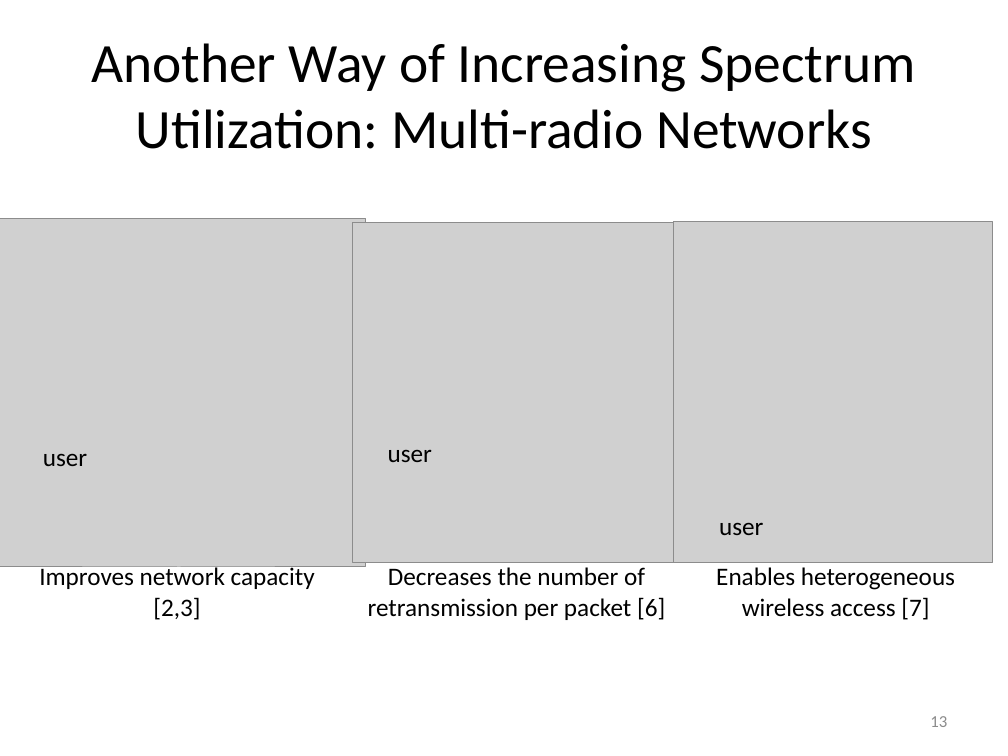
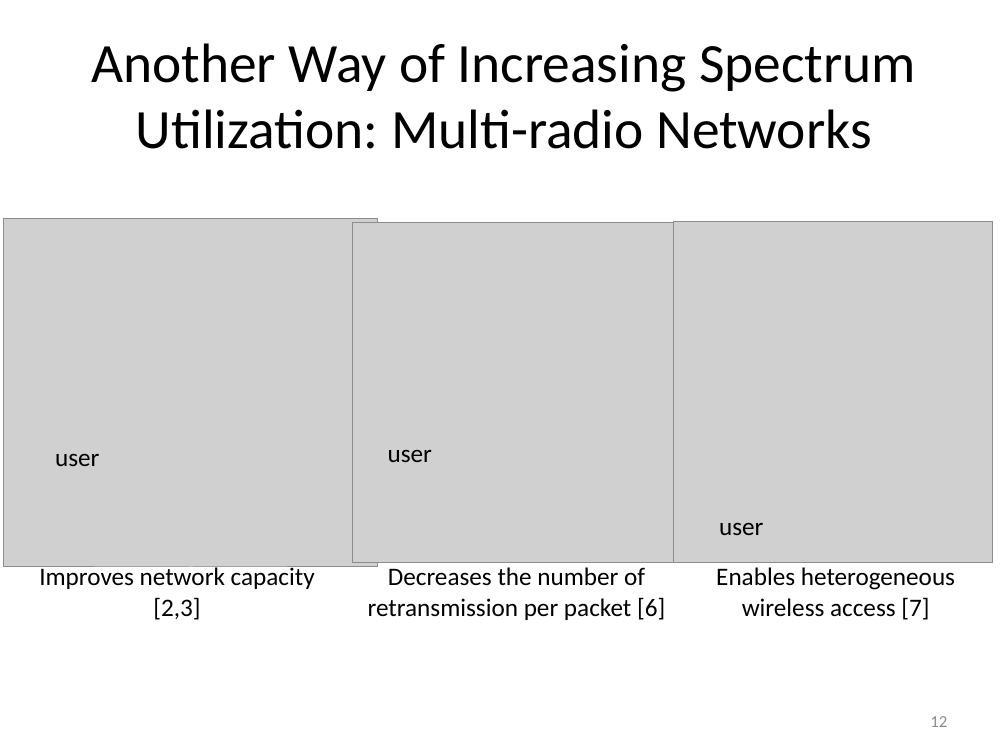
Before and after one commit to takhandipu/MSThesisPresentation, a slide deck: slide 12 of draft.pptx (slide 13 before the commit). Drawn at 1008x756 pixels with LibreOffice and Linux fonts; fonts in the diff are those of the drawing; grey boxes stand for pictures. Boxes give left, top, right and bottom in pixels: in the first picture for what was removed or moved away, otherwise in the second. Text is boxed around its words. In the diff, an @@ line names an element or a change of style, - is before the commit and + after.

```diff
--- a/draft.pptx
+++ b/draft.pptx
@@ picture: place and size @@
-picture at [0, 219, 366, 568]
+picture at [4, 219, 378, 568]
@@ text "user": place and size @@
-text "user" at [43, 453, 87, 466]
+text "user" at [55, 453, 99, 466]
@@ page number at [930, 716, 947, 727]: text changed @@
-13
+12
```
Also in this commit, not shown: 17 other slides changed, 1 slide added, 1 other file.
